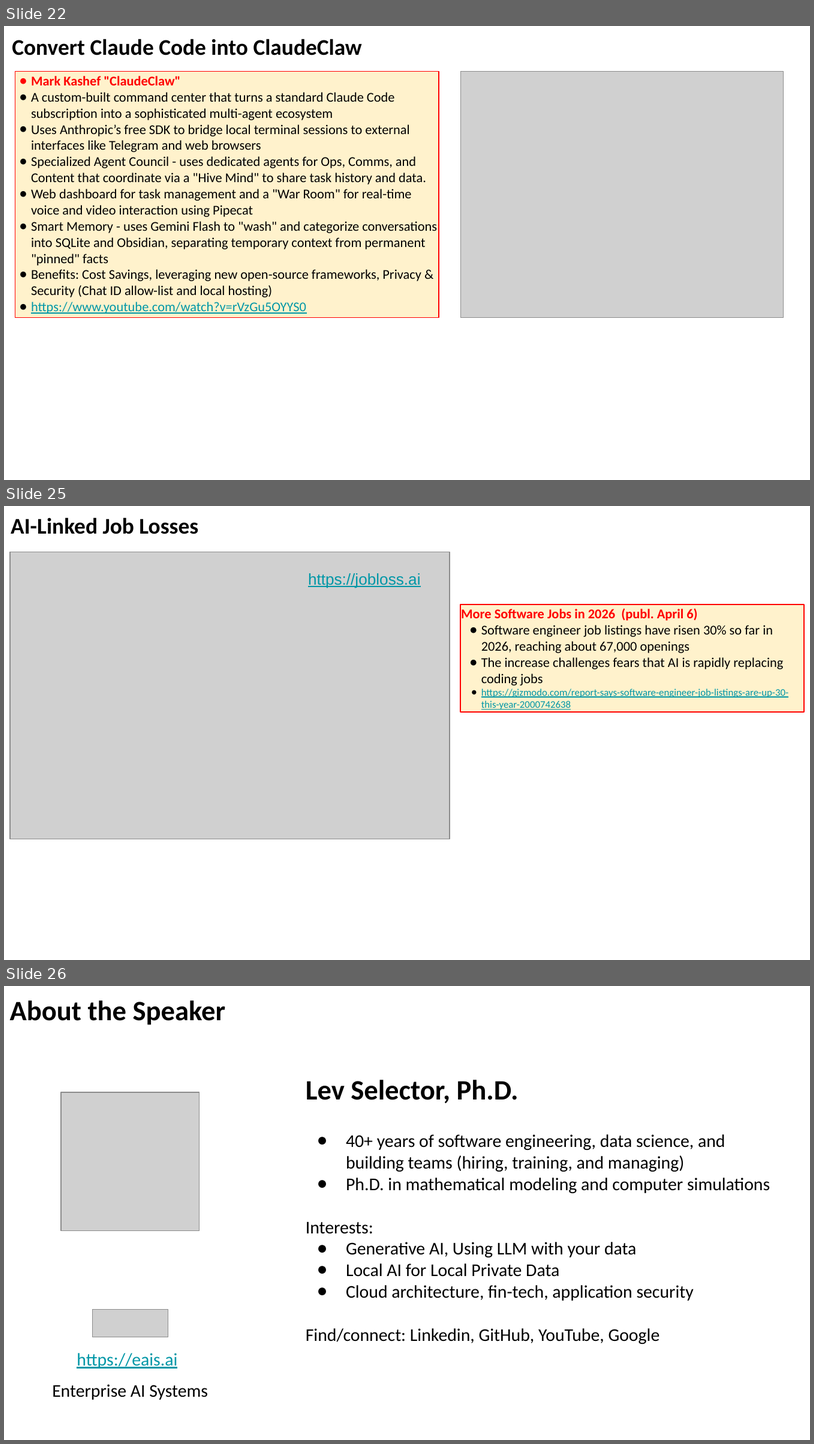
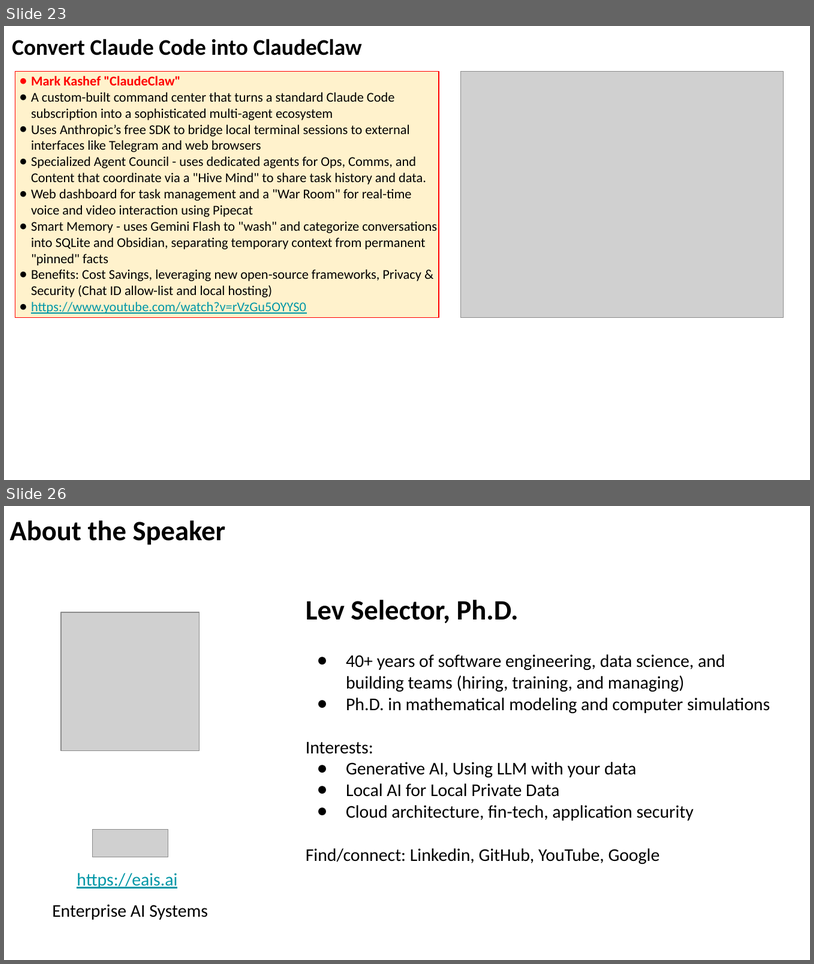
Before and after one commit to lselector/seminar, a slide deck: 2026/2026-04-17-AI-Updates.pptx. Shown one above the other, each under a label of ours: slides 22, 25 and 26 before the commit, slides 23 and 26 after it; the slides between them are not shown. The pictures are 814x1444 and 814x964 pixels, drawn with LibreOffice and Linux fonts; fonts in the diff are those of the drawing; grey boxes stand for pictures. Boxes give left, top, right and bottom in pixels: in the first picture for what was removed or moved away, otherwise in the second. Text is boxed around its words. In the diff, an @@ line names an element or a change of style, - is before the commit and + after.

```diff
--- a/2026/2026-04-17-AI-Updates.pptx
+++ b/2026/2026-04-17-AI-Updates.pptx
@@ slide 25 removed at (x1=4, y1=506, x2=810, y2=960), background #FFFFFF @@
@@ text removed at (x1=11, y1=517, x2=198, y2=534) @@
-AI-Linked Job Losses
@@ picture removed at (x1=9, y1=552, x2=449, y2=839) @@
@@ text removed at (x1=308, y1=573, x2=421, y2=588) @@
-https://jobloss.ai
@@ rectangle removed at (x1=461, y1=604, x2=804, y2=712) @@
-More Software Jobs in 2026 (publ. April 6)
-● Software engineer job listings have risen 30% so far in 2026, reaching about 67,000 openings
-● The increase challenges fears that AI is rapidly replacing coding jobs
-● https://gizmodo.com/report-says-software-engineer-job-listings-are-up-30-this-year-2000742638
@@ what was slide 22 is now slide 23 @@
```
Also in this commit, not shown: 4 slides changed, 1 slide added.
